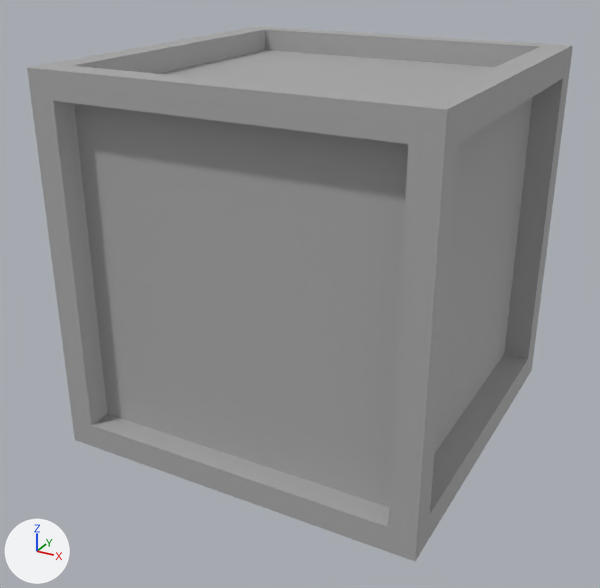
What one commit did to the FBX model Assets/Suan's Stuff/3D Models/Crate/Crate.fbx.
Both versions are drawn from a 50 mm lens placed at (0.98, -2.974, 0.79), pointed at (-0.026, -1.146, -0.124). The lights are fixed; the arrows at lower left show +X, +Y and +Z. Where no turn or scale is listed for an object, it has been applied to the vertices.

The scene before the commit, as lines of its bpy script (objects in view):
```python
me_mesh = bpy.data.meshes.new('Mesh')
me_mesh.from_pydata(...)  # 56 vertices, 54 faces; spans x -0.501..0.501, y -0.501..0.501, z -0.501..0.501
me_mesh.materials.append(mat_standardsurface1)  # grey #aaaaaa
ob_broken_crate__1__pcube1 = bpy.data.objects.new('Broken_Crate__1_:pCube1', me_mesh)
ob_broken_crate__1__pcube1.location = (0.0, -1.07, 0.0)
```
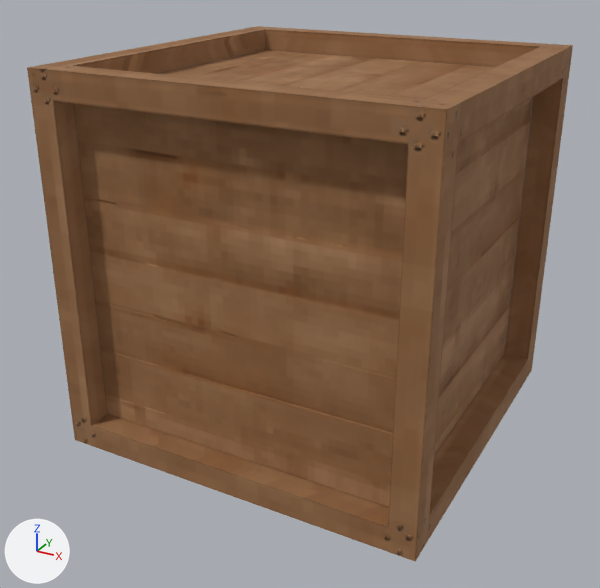
The newer file is also turned or shifted as a whole; pictures and numbers use the older file's frame.

What the commit changed:
Picture 'Crate_Metallic.png' (img_crate_metallic_png) is new.
Picture 'Crate_Normal_OpenGL.png' (img_crate_normal_opengl_png) is new.
Picture 'Crate_Roughness.png' (img_crate_roughness_png) is new.
Picture 'Crate_Base_color.png' (img_crate_base_color_png) is new.
Material 'Crate_NotBreakable_Texture' (mat_crate_notbreakable_texture) is new.
Uses the picture img_crate_base_color_png.
Uses the picture img_crate_metallic_png.
Uses the picture img_crate_normal_opengl_png.
Uses the picture img_crate_roughness_png.
me_mesh has 56 vertices, 54 faces and spans x -0.501..0.501, y -0.501..0.501, z -0.501..0.501.
me_mesh no longer uses material mat_standardsurface1 (grey #aaaaaa).
me_mesh now uses material mat_crate_notbreakable_texture.

Boxes [x1, y1, x2, y2] around the edits, measured in the pictures (600 x 588 px):
'Broken_Crate__1_:pCube1', recoloured (grey to brown): [27, 26, 573, 561] in both
